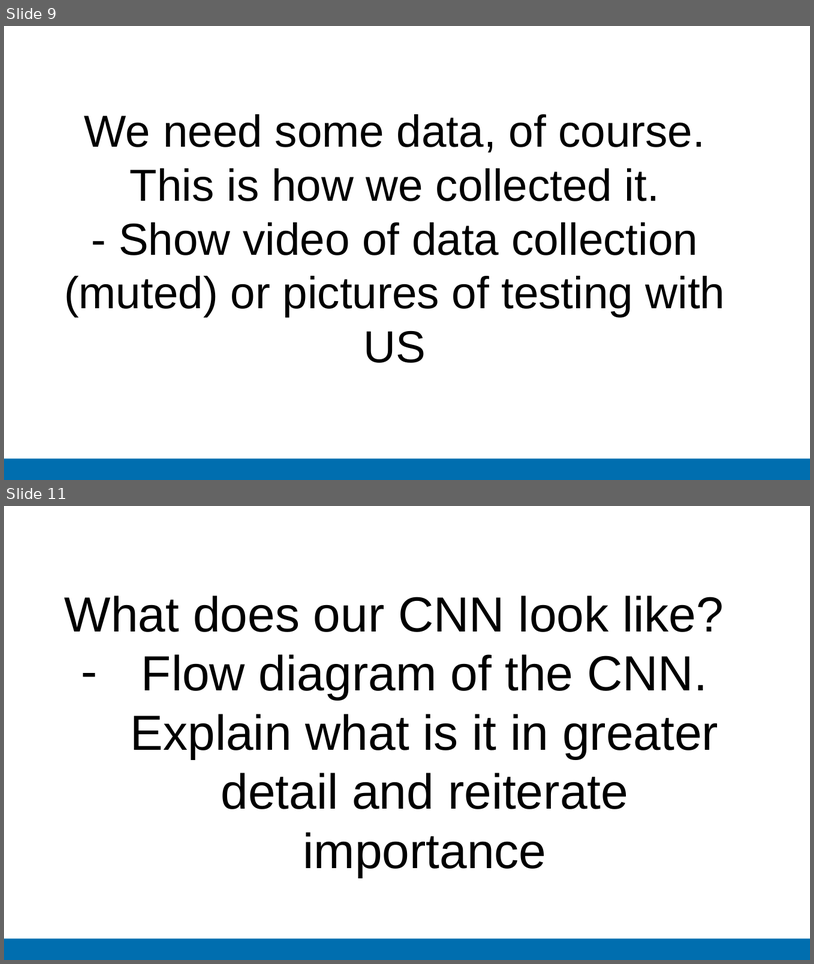
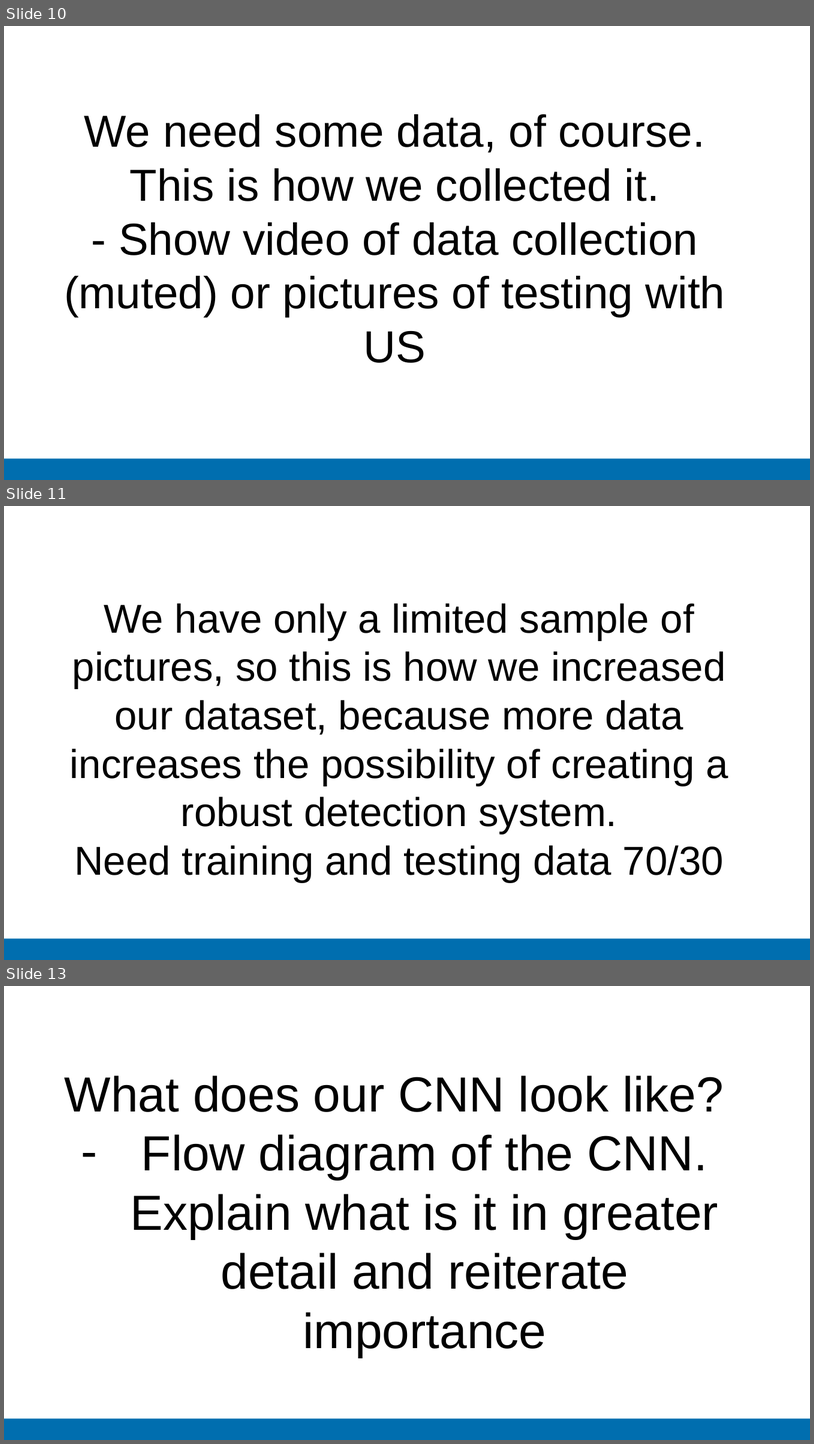
Before and after one commit to zacbaum/Winter-School-Group-2, a slide deck: Imperial College Presentation Template.pptx. Shown one above the other, each under a label of ours: slides 9 and 11 before the commit, slides 10, 11 and 13 after it; the slides between them are not shown. The pictures are 814x964 and 814x1444 pixels, drawn with LibreOffice and Linux fonts; fonts in the diff are those of the drawing; background and template pictures are left out. Boxes give left, top, right and bottom in pixels: in the first picture for what was removed or moved away, otherwise in the second. Text is boxed around its words. In the diff, an @@ line names an element or a change of style, - is before the commit and + after.

```diff
--- a/Imperial College Presentation Template.pptx
+++ b/Imperial College Presentation Template.pptx
@@ slide 11 added at (4,506,810,960), background #FFFFFF; not listed: 1 template element that a slide beside it also shows @@
@@ text added at (70,603,728,882), 36 pt, text #000000 @@
+We have only a limited sample of pictures, so this is how we increased our dataset, because more data increases the possibility of creating a robust detection system.
+Need training and testing data 70/30
@@ what was slide 9 is now slide 10 @@
@@ what was slide 11 is now slide 13 @@
```
Also in this commit, not shown: 3 slides changed, 8 other slides added, 2 slides removed.
